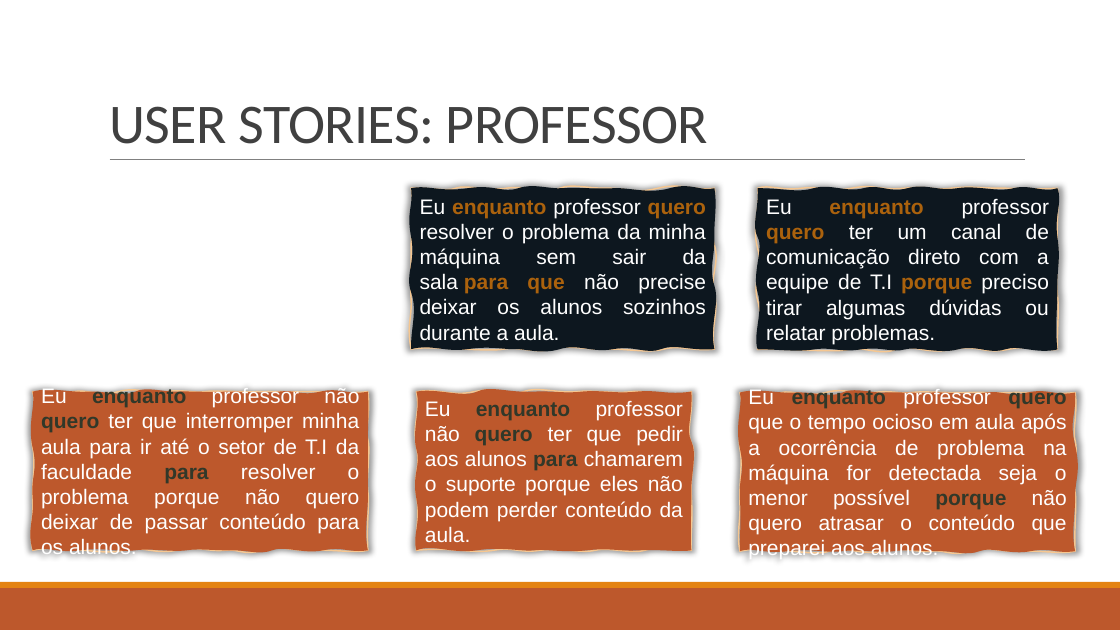
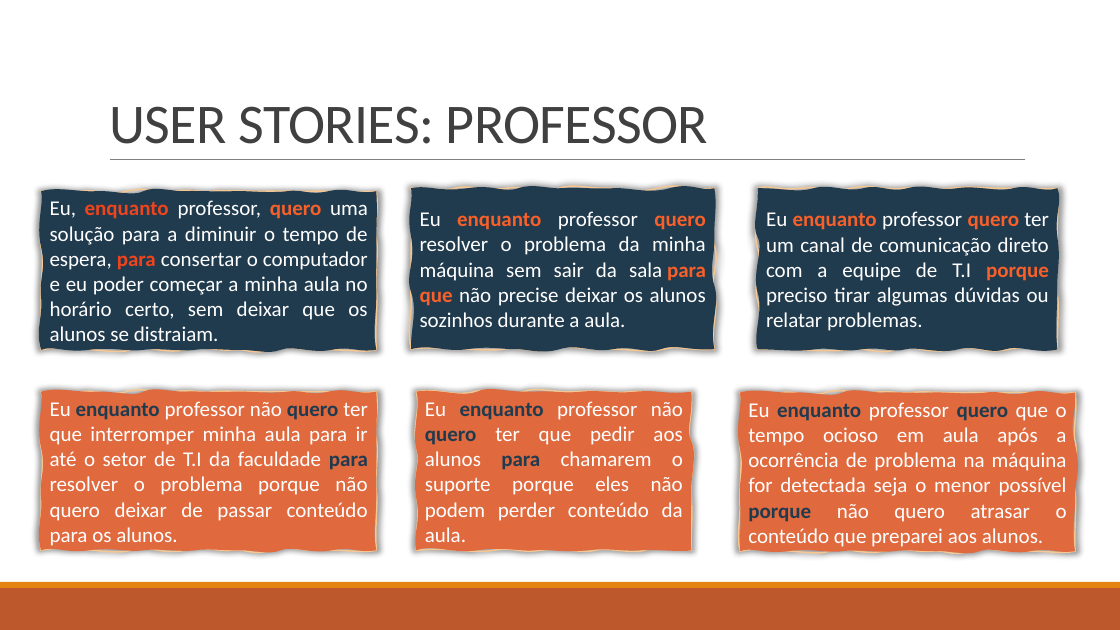
Before and after one commit to BandTec/grupo-05-adsa-20201, a slide deck: slide 11 of Apresentação Sprint 1.pptx. Drawn at 1120x630 pixels with LibreOffice and Linux fonts; fonts in the diff are those of the drawing. Boxes give left, top, right and bottom in pixels: in the first picture for what was removed or moved away, otherwise in the second. Text is boxed around its words. In the diff, an @@ line names an element or a change of style, - is before the commit and + after.

```diff
--- a/Apresentação Sprint 1.pptx
+++ b/Apresentação Sprint 1.pptx
@@ freeform shape added at [41, 192, 376, 350], fill #203A4E, outline #F6C791 1.25 pt, 18 pt, text #FFFFFF @@
+Eu, enquanto professor, quero uma solução para a diminuir o tempo de espera, para consertar o computador e eu poder começar a minha aula no horário certo, sem deixar que os alunos se distraiam.
@@ freeform shape "Eu enquanto professor quero resolver ..." at [411, 188, 714, 350]: font Arial to Calibri; text colour #AB620D to #F76029 in "enquanto quero para que"; fill #0D171F to #203A4E @@
@@ freeform shape "Eu enquanto professor quero ter ..." at [758, 188, 1058, 350]: font Arial to Calibri; text colour #AB620D to #F76029 in "enquanto quero porque"; fill #0D171F to #203A4E @@
@@ freeform shape "Eu enquanto professor não quero ..." at [41, 392, 376, 550]: font Arial to Calibri; text colour #313829 to #203A4E in "enquanto quero para"; fill #BD582C to #E0693E @@
@@ freeform shape "Eu enquanto professor não quero ...": place and size @@
-freeform shape "Eu enquanto professor não quero ..." at [33, 392, 368, 550]
+freeform shape "Eu enquanto professor não quero ..." at [41, 392, 376, 550]
@@ freeform shape "Eu enquanto professor não quero ..." at [417, 392, 691, 550]: font Arial to Calibri; text colour #313829 to #203A4E in "enquanto quero para"; fill #BD582C to #E0693E @@
@@ freeform shape "Eu enquanto professor quero que ..." at [740, 392, 1075, 551]: font Arial to Calibri; text colour #313829 to #203A4E in "enquanto quero porque"; fill #BD582C to #E0693E @@
```
Also in this commit, not shown: 11 other slides changed, 1 slide added.
